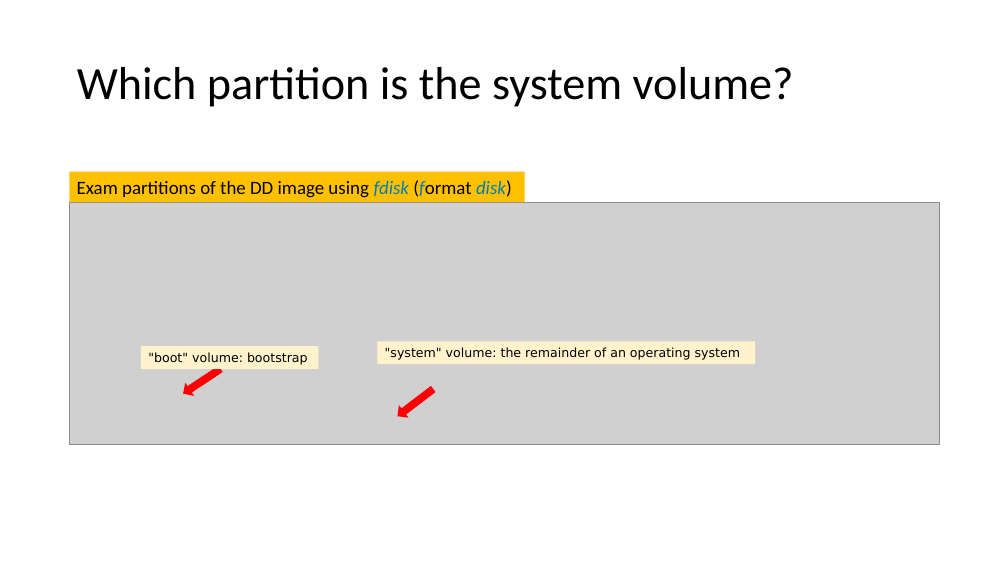
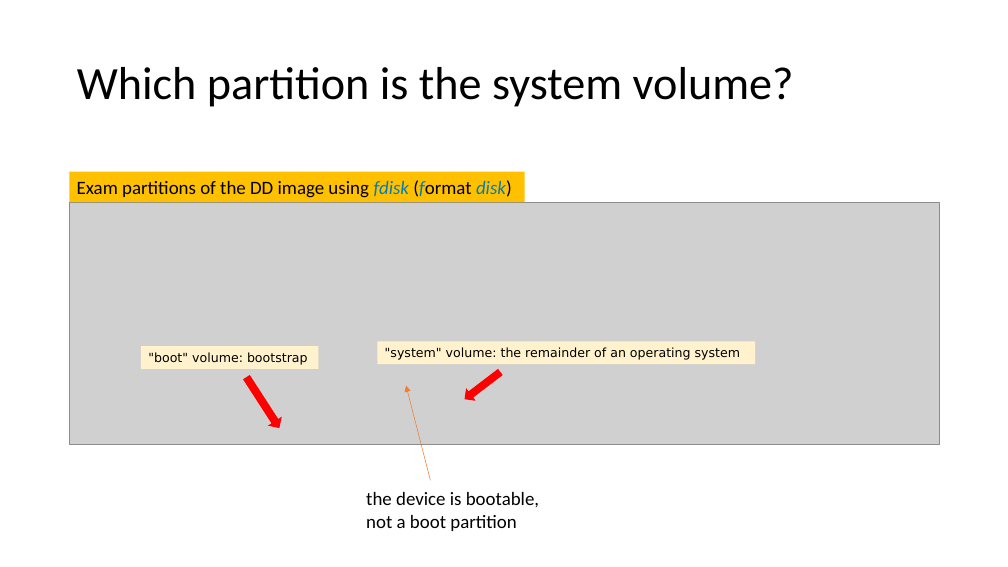
Before and after one commit to frankwxu/digital-forensics-lab, a slide deck: slide 9 of NIST_Data_Leakage_Case/NIST_Data_Leakage_00_Env_Setting.pptx. Drawn at 1008x567 pixels with LibreOffice and Linux fonts; fonts in the diff are those of the drawing; grey boxes stand for pictures; background and template pictures are left out. Boxes give left, top, right and bottom in pixels: in the first picture for what was removed or moved away, otherwise in the second. Text is boxed around its words. In the diff, an @@ line names an element or a change of style, - is before the commit and + after.

```diff
--- a/NIST_Data_Leakage_Case/NIST_Data_Leakage_00_Env_Setting.pptx
+++ b/NIST_Data_Leakage_Case/NIST_Data_Leakage_00_Env_Setting.pptx
@@ right arrow at (241,374,285,431): mirrored; rotation 146 to 57 degrees @@
@@ arrow added from (430, 480) to (406, 386), #ED7D31 0.5 pt @@
@@ right arrow: place and size @@
-right arrow at (394,384,437,422)
+right arrow at (461,367,504,404)
@@ text added at (366,492,539,531), 18 pt, text #000000 @@
+the device is bootable, not a boot partition
```
